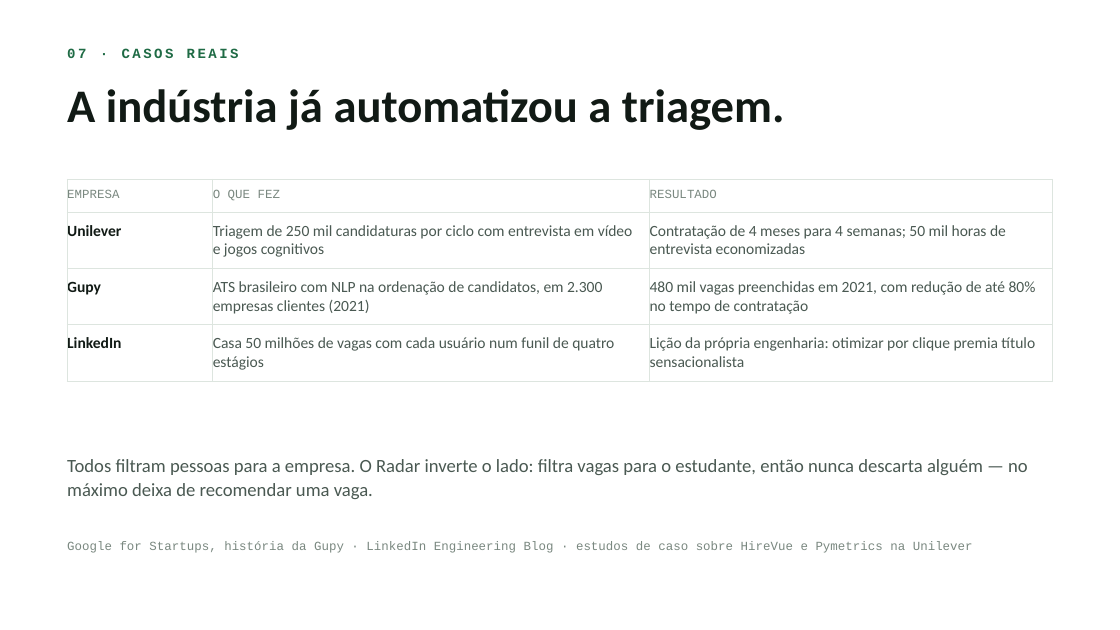
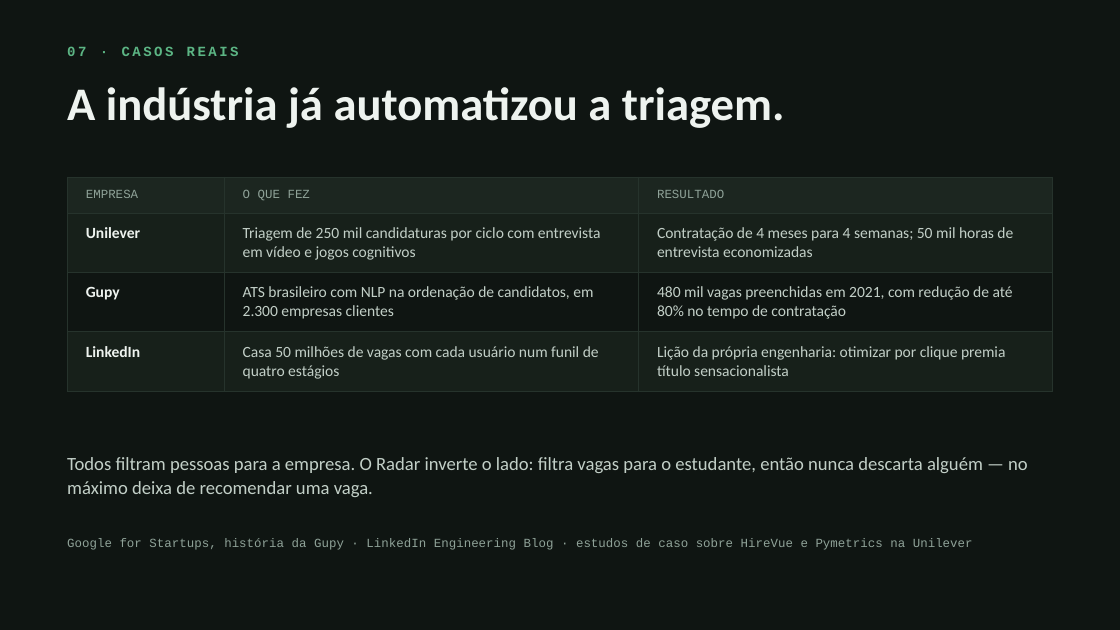
Before and after one commit to RadarEstagio/RadarEstagio, a slide deck: slide 7 of apresentacao/radar-de-estagio-pit.pptx. Drawn at 1120x630 pixels with LibreOffice and Linux fonts; fonts in the diff are those of the drawing. Boxes give left, top, right and bottom in pixels: in the first picture for what was removed or moved away, otherwise in the second. Text is boxed around its words. In the diff, an @@ line names an element or a change of style, - is before the commit and + after.

```diff
--- a/apresentacao/radar-de-estagio-pit.pptx
+++ b/apresentacao/radar-de-estagio-pit.pptx
@@ background #FFFFFF to #0F1512 @@
@@ text "07 · CASOS REAIS" at (67,46,239,56): text colour #1F6B45 to #5CB584 @@
@@ text "A indústria já automatizou a ..." at (67,87,785,128): text colour #111A15 to #EEF3EF @@
@@ table at (67,177,1053,383) @@
-row 3, column 2: ATS brasileiro com NLP na ordenação de candidatos, em 2.300 empresas clientes (2021)
+row 3, column 2: ATS brasileiro com NLP na ordenação de candidatos, em 2.300 empresas clientes
@@ fill none to #1C2620 in row 1 @@
@@ fill none to #17201A in 6 cells @@
@@ fill none to #0F1512 in row 3 @@
@@ text colour #7A8880 to #8FA298 in "EMPRESA", "O QUE FEZ", "RESULTADO" @@
@@ text colour #111A15 to #EEF3EF in "Unilever", "Gupy", "LinkedIn" @@
@@ text colour #4A5952 to #C2CFC7 in "Triagem de 250 mil candidaturas por ciclo ...", "Contratação de 4 meses para 4 semanas; ...", "480 mil vagas preenchidas em 2021, com ...", "Casa 50 milhões de vagas com cada ..." and 1 more places @@
@@ borders changed @@
@@ text "Todos filtram pessoas para a ..." at (67,457,1028,497): text colour #4A5952 to #C2CFC7 @@
@@ text "Google for Startups, história da ..." at (67,538,973,550): text colour #7A8880 to #8FA298 @@
```
Also in this commit, not shown: 9 other slides changed, 1 other file.
